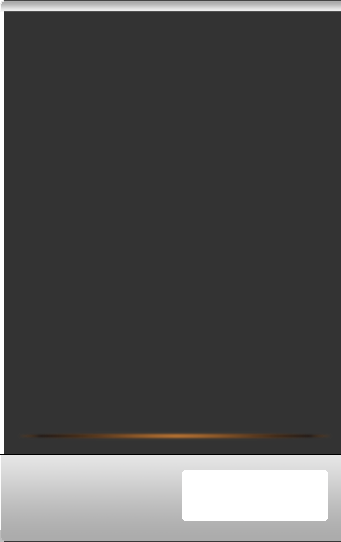
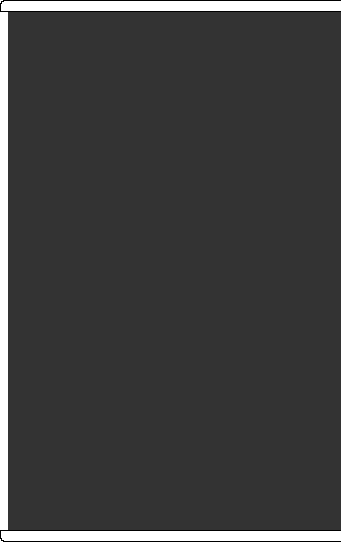
Layer changes from the first 341x542 image to the second:
hid "Layer 11" over [0, 454, 341, 455]
hid "Layer 8 copy" over [0, 0, 341, 542]
hid "Layer 17" over [0, 0, 341, 542]
showed "Layer 2 copy" over [0, 0, 341, 542]
hid "Layer 18" over [19, 432, 331, 440]
painted on "Layer 4" over [4, 0, 328, 542]
